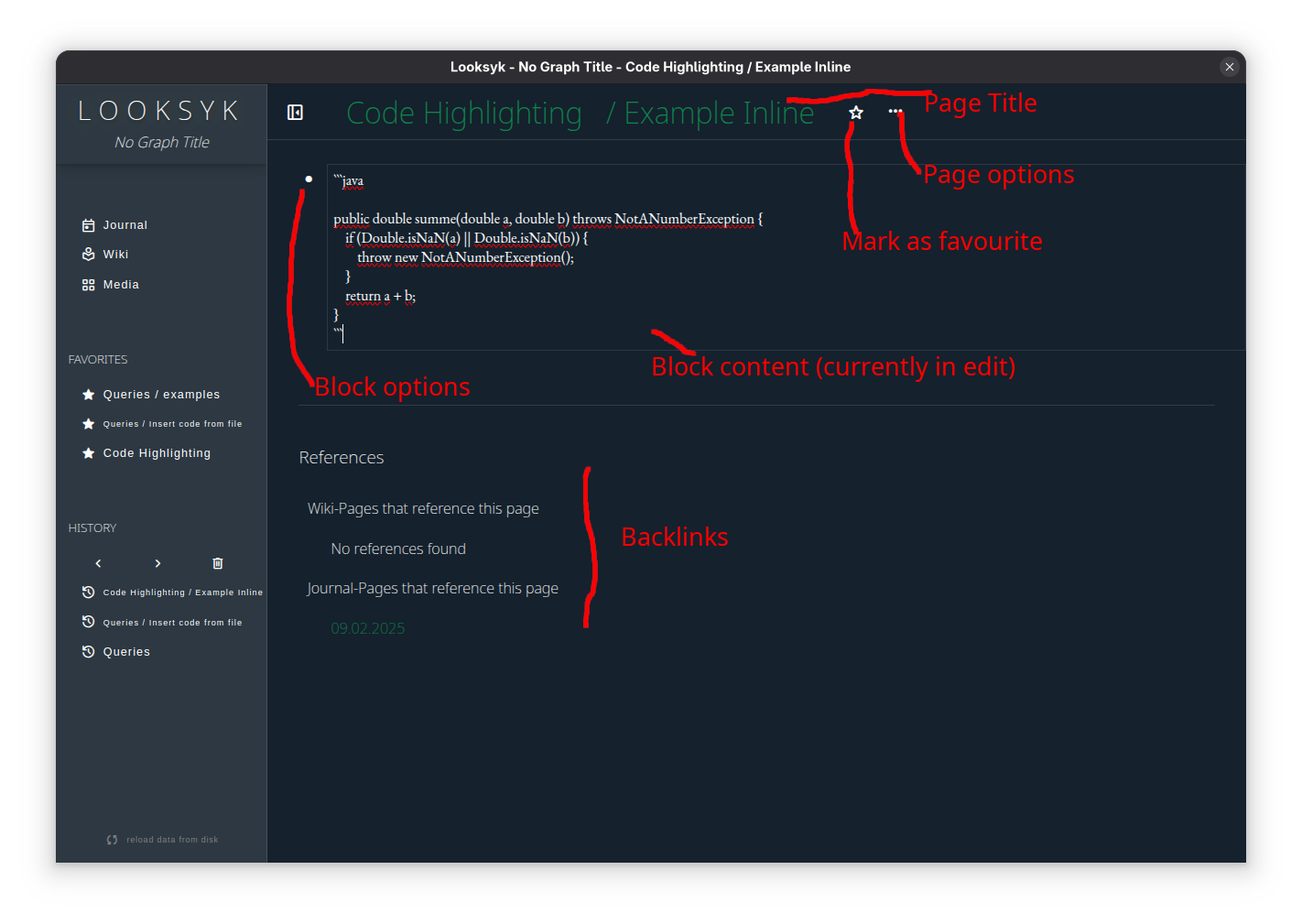
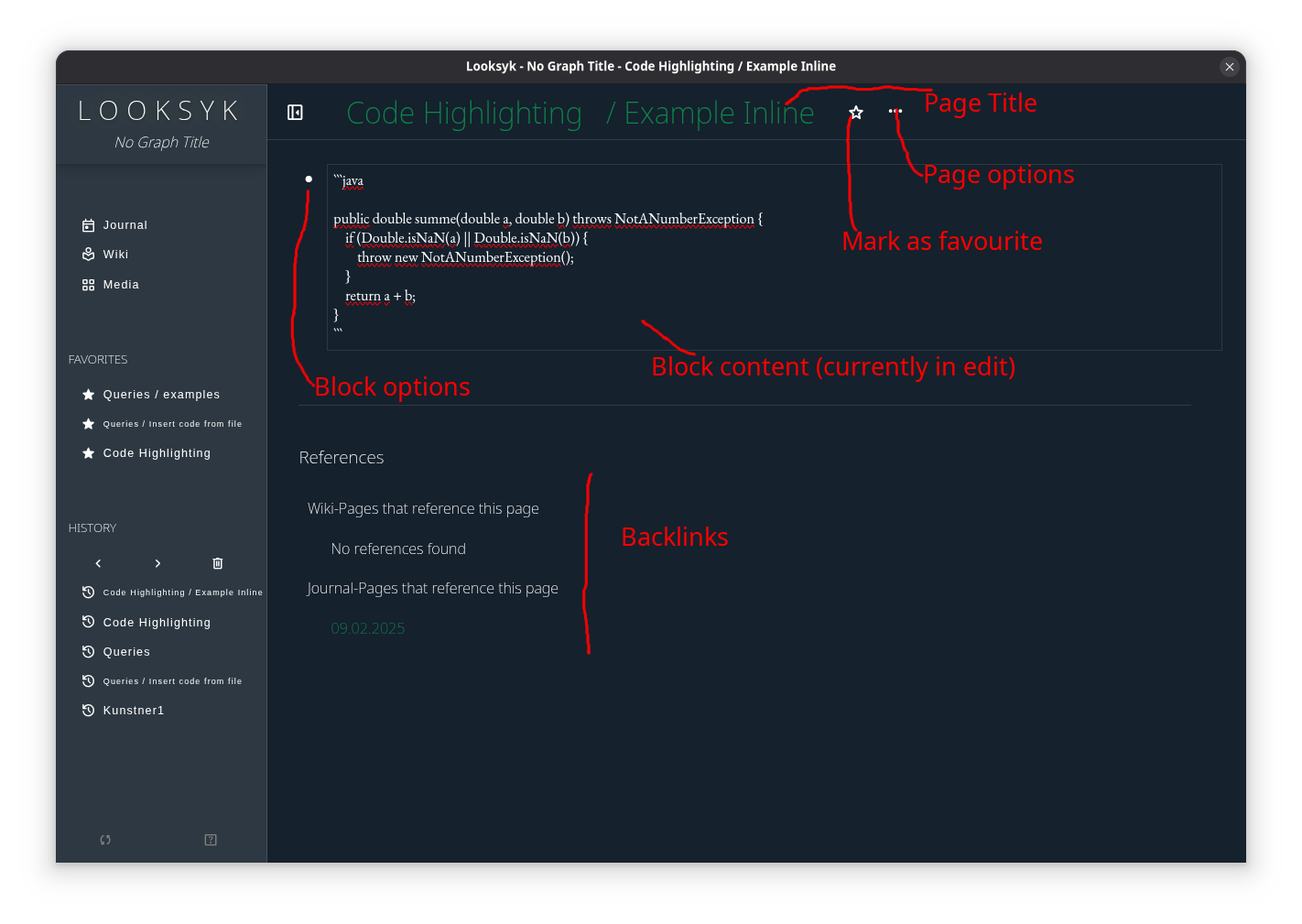
Comparing the layer stacks of the two 1302×924 images. Changes:
removed layer "animation09.png" over <box>68,60,1247,847</box>
added layer "Ebene" (merge) above "Bildschirmfoto vom 2025-07-06 10-15-53.png" over <box>290,85,934,655</box>
added layer "Bildschirmfoto vom 2025-07-06 10-15-53.png" over <box>68,60,1247,847</box>
